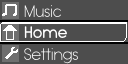
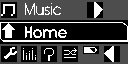
Two versions of the same layered image (128px x 64px). Layer-by-layer changes:
removed layer "Settings" over 24, 48, 78, 64
added group "-e-arrow-left" with 2 layers above "-e-battery-icon" over 104, 46, 120, 62
added layer "Layer 11" in group "-e-arrow-left" over 104, 46, 120, 62
added group "-e-shuffle-icon" with 2 layers above "-e-about-icon" over 62, 46, 78, 62
added layer "Layer 9" in group "-e-shuffle-icon" over 62, 46, 78, 62
added group "-e-about-icon" with 2 layers above "-e-equalizer-icon" over 41, 46, 57, 62
added layer "Layer 7" in group "-e-about-icon" over 41, 46, 57, 62
added group "-e-equalizer-icon" with 2 layers above "Layer 5" over 21, 46, 37, 62
added layer "Layer 6" in group "-e-equalizer-icon" over 21, 46, 37, 62
added layer "Layer 5" (29%) above "Threshold 1" over 21, 46, 37, 62
painted on "Home" over 24, 26, 67, 38
added group "-e-icon_settings" with 2 layers above "-e-icon_home" over 1, 46, 17, 62
moved "Layer 3" into group "-e-icon_settings", painted on it over 0, 4, 127, 62
added group "-e-icon_home" with 2 layers above "-e-icon_music" over 1, 23, 17, 39
added layer "Layer 3 copy 3" in group "-e-icon_home" over 1, 23, 17, 39
added group "-e-icon_music" with 2 layers above "-e-selected-item-background" over 1, 2, 17, 18
added layer "Layer 3 copy 4" in group "-e-icon_music" over 1, 2, 17, 18
added group "-e-selected-item-background" with 2 layers above "Layer 2 copy 2" over 0, 22, 128, 42
added layer "selected-outline" in group "-e-selected-item-background" over 0, 22, 128, 42
added layer "Layer 4" in group "-e-selected-item-background" over 0, 22, 128, 42
"Layer 2 copy 2": opacity 19% → 26%, painted on it over 1, 45, 19, 62
"Layer 2 copy": opacity 19% → 26%, painted on it over 1, 23, 19, 41
"Layer 2": opacity 19% → 26%, painted on it over 1, 2, 19, 19
moved "Music" above "Layer 1 copy 2", painted on it over 24, 3, 61, 17
…and 12 more changes (12 added)
